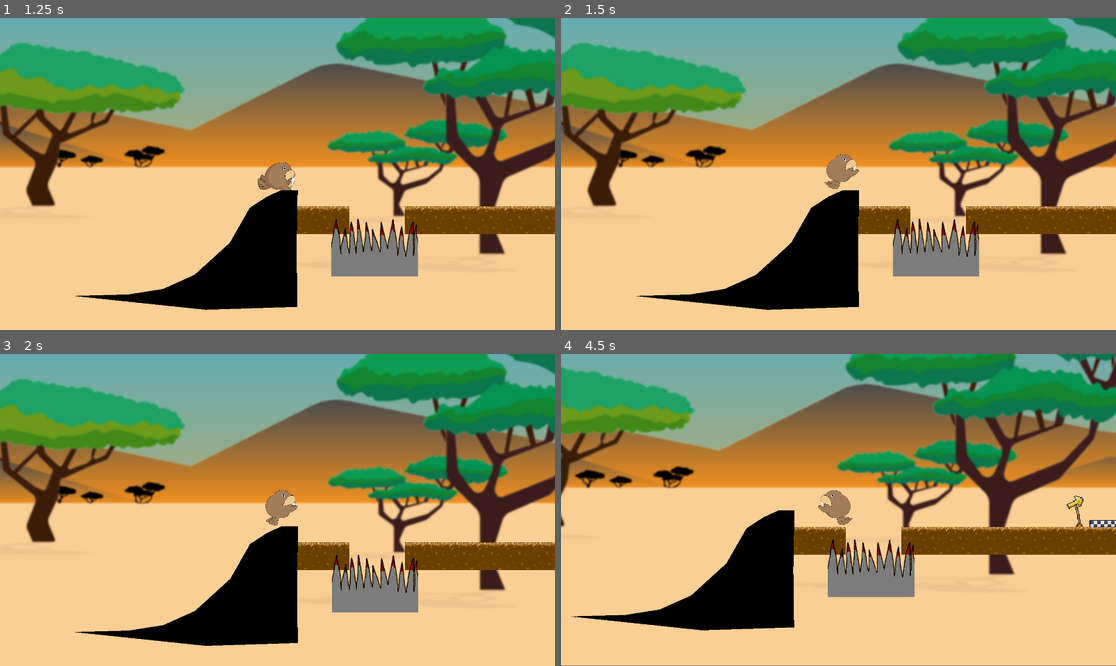
Above: before the commit, frames 1-4 (two rows, left to right).
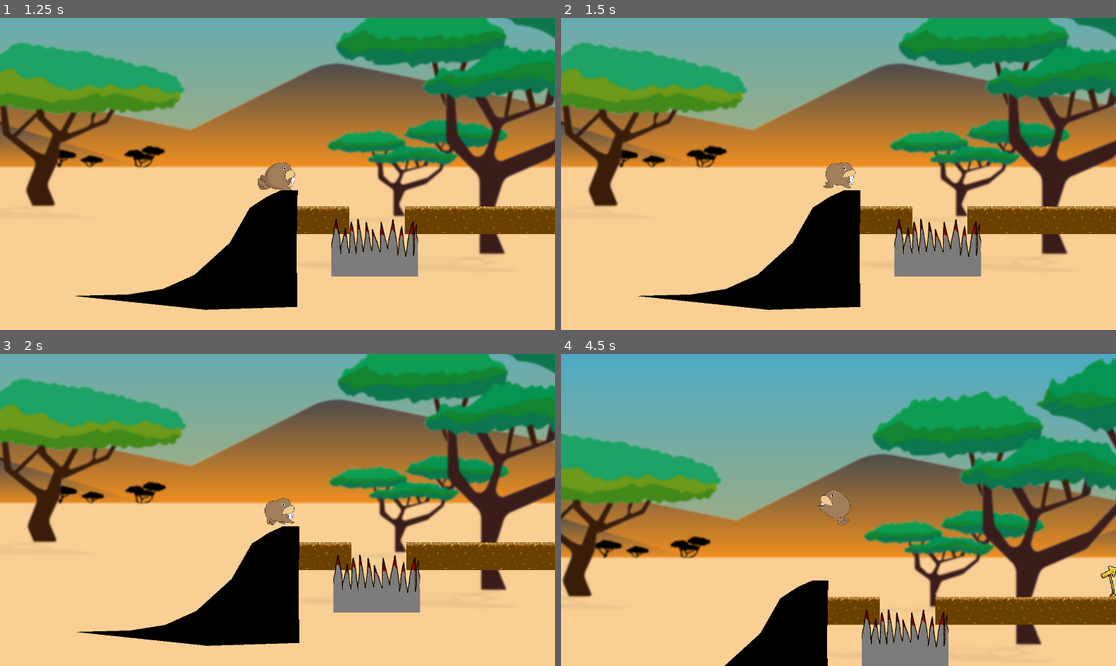
Above: after the commit, the same moments.

Repository: Nallekari/MursuGodot
Game: Godot game, scene res://Scenes/MainMenu.tscn
Same seed, same stepped clock (60 frames per second), same inputs: the game is played once before the commit and once after it.
Inputs:
- Up to frame 1 (1.25 s): click "PLAY" at 0.5 s
- Up to frame 2 (1.5 s): tap Enter at 1.25 s; hold D (move_right) from 1.28 s (still down); hold E (slide) from 1.28 s (still down)
- Up to frame 3 (2 s): keep holding D (move_right); keep holding E (slide); tap Space (jump) at 1.52 s
- Up to frame 4 (4.5 s): release D (move_right) at 2.03 s; release E (slide) at 2.03 s; hold A (move_left) 2.03-2.78 s; tap E (slide) at 2.1, 3.6 s; tap Space (jump) at 2.27, 3.77 s; hold E (slide) 2.78-3.53 s; hold D (move_right) 2.78-4.28 s; hold A (move_left) from 4.28 s (still down); hold E (slide) from 4.28 s (still down)

Frame 1 is identical in both runs. In frame 2, 4.6% of the frame differs, in the area x 0-100%, y 0-94%; in frame 3, 4.6%; in frame 4, 81%, in the area x 0-100%, y 0-100%.
Error before the commit: Invalid get index 'position' (on base: 'Dictionary'). (res://Scripts/MursuMovement.gd:59)

Commit message:
sliding made to work better requires fine tuning and facing direction info

Diff:
--- a/Scripts/MursuMovement.gd
+++ b/Scripts/MursuMovement.gd
@@ -54,17 +54,20 @@
 
 func slide():
 	var space_state = get_world_2d().direct_space_state
-	var result1 = space_state.intersect_ray(front_sensor.global_position, front_sensor.global_position + Vector2(0,200), [self], collision_mask)
-	var result2 = space_state.intersect_ray(back_sensor.global_position, back_sensor.global_position + Vector2(0,200), [self], collision_mask)
-	if  (result1.position.y-result2.position.y) > 0 or (result1.position.y-result2.position.y) < 0 :
+	var front_sensor_feed = space_state.intersect_ray(front_sensor.global_position, front_sensor.global_position + Vector2(0,200), [self], collision_mask)
+	var back_sensor_feed = space_state.intersect_ray(back_sensor.global_position, back_sensor.global_position + Vector2(0,200), [self], collision_mask)
+	if  front_sensor_feed && back_sensor_feed:
 		#gravity = 8000
 		print("sliding")
-
+		if (front_sensor_feed.position.y - back_sensor_feed.position.y) > 0:
+			velocity = Vector2(-speed, (front_sensor_feed.position.y - back_sensor_feed.position.y)+gravity)
+			print(str(speed) + "   " + str((front_sensor_feed.position.y - back_sensor_feed.position.y)+gravity))
+		elif (front_sensor_feed.position.y-back_sensor_feed.position.y) < 0 :
+			velocity = Vector2(speed, front_sensor_feed.position.y - back_sensor_feed.position.y + gravity)
 		#if result1 && result2:
 		#	print("frontsensor "+ str(result1.position))
 		#	print("backsensor "+ str(result2.position))
-		print(result1.position.y-result2.position.y)
-		velocity = Vector2(result1.position.x-result2.position.x, result1.position.y-result2.position.y)
+
 
 
 func update_animations(direction):
